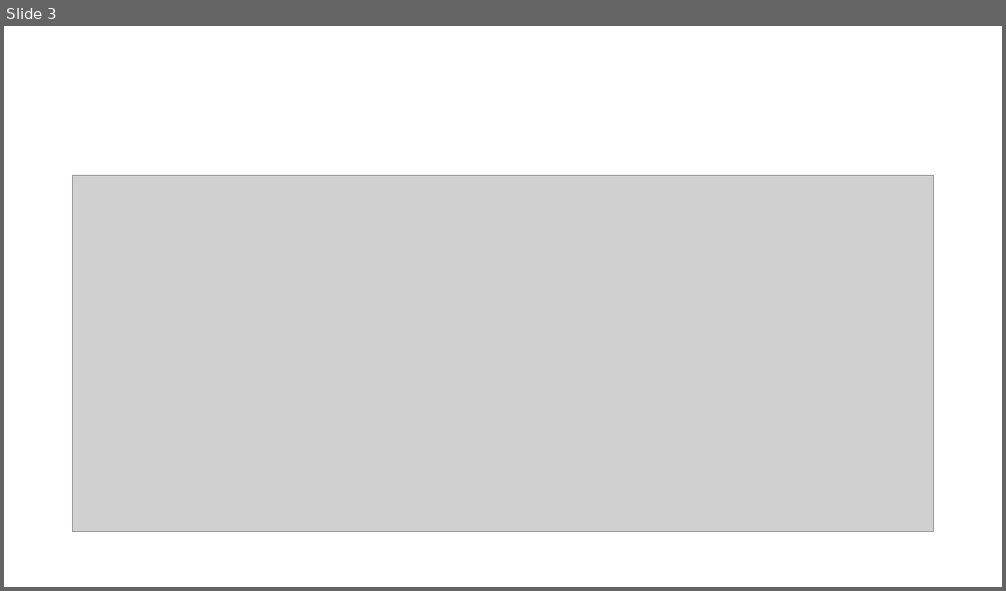
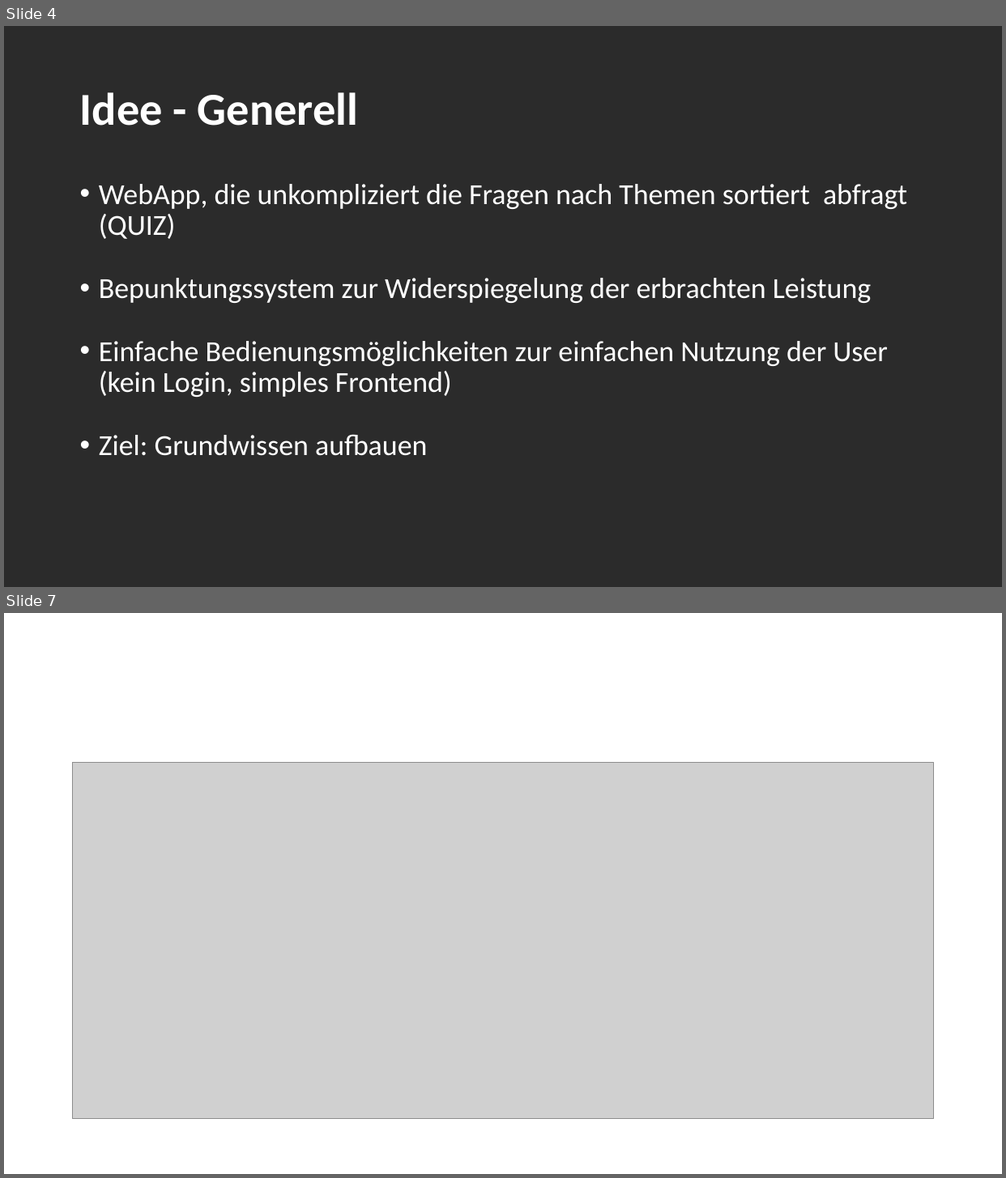
Before and after one commit to cr-heidemann/Fuehrerschein-App, a slide deck: Präsentation.ppt. Shown one above the other, each under a label of ours: slide 3 before the commit, slides 4 and 7 after it; the slides between them are not shown. The pictures are 1006x591 and 1006x1178 pixels, drawn with LibreOffice and Linux fonts; fonts in the diff are those of the drawing; grey boxes stand for pictures; background and template pictures are left out; a plain dark background stands for a picture behind light text. Boxes give left, top, right and bottom in pixels: in the first picture for what was removed or moved away, otherwise in the second. Text is boxed around its words. In the diff, an @@ line names an element or a change of style, - is before the commit and + after.

Commit message:
Fragen

```diff
--- a/Präsentation.ppt
+++ b/Präsentation.ppt
@@ slide 4 added at (4, 26, 1002, 587), background picture (left out) @@
@@ title added at (80, 92, 359, 126), 44 pt, text #FFFFFF, bold @@
+Idee - Generell
@@ text added at (99, 184, 907, 456), 28 pt, text #FFFFFF @@
+• WebApp, die unkompliziert die Fragen nach Themen sortiert abfragt (QUIZ)
+• Bepunktungssystem zur Widerspiegelung der erbrachten Leistung
+• Einfache Bedienungsmöglichkeiten zur einfachen Nutzung der User (kein Login, simples Frontend)
+• Ziel: Grundwissen aufbauen
@@ what was slide 3 is now slide 7 @@
```
Also in this commit, not shown: 8 other slides added, 5 slides removed, 1 other file.
